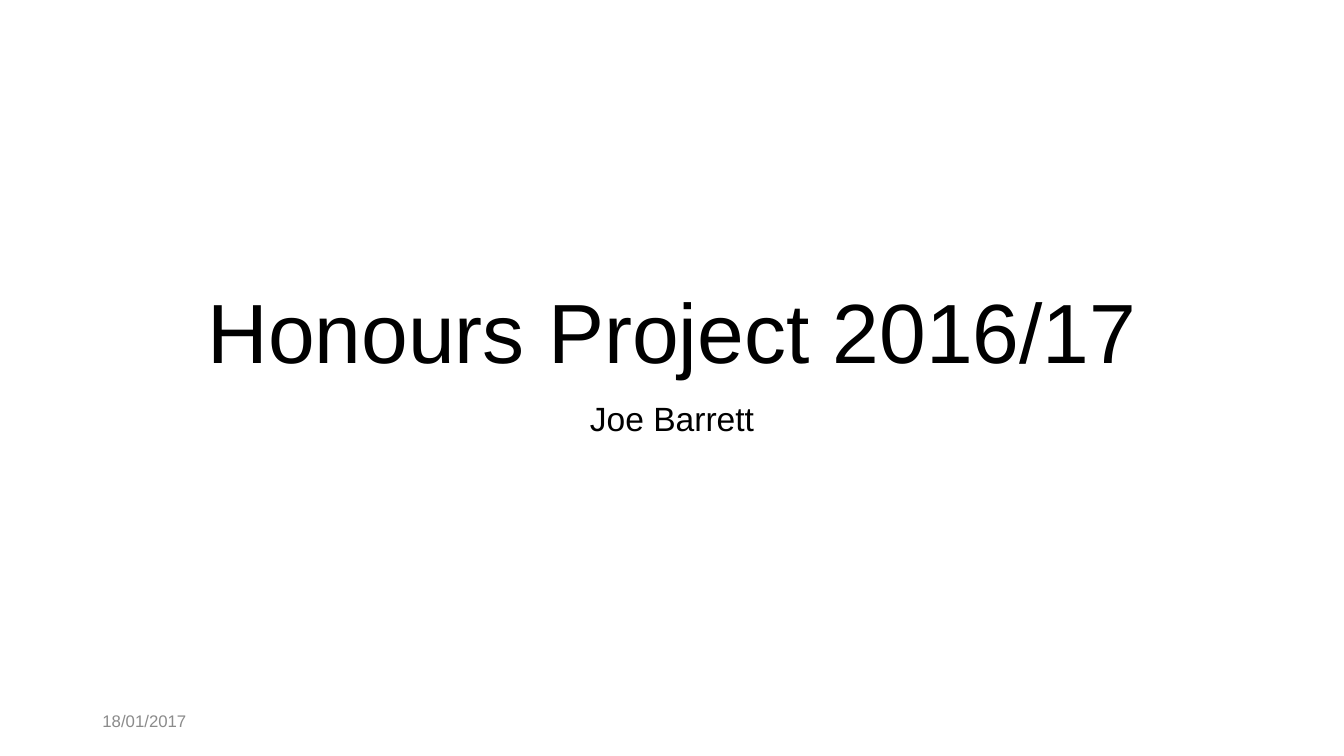
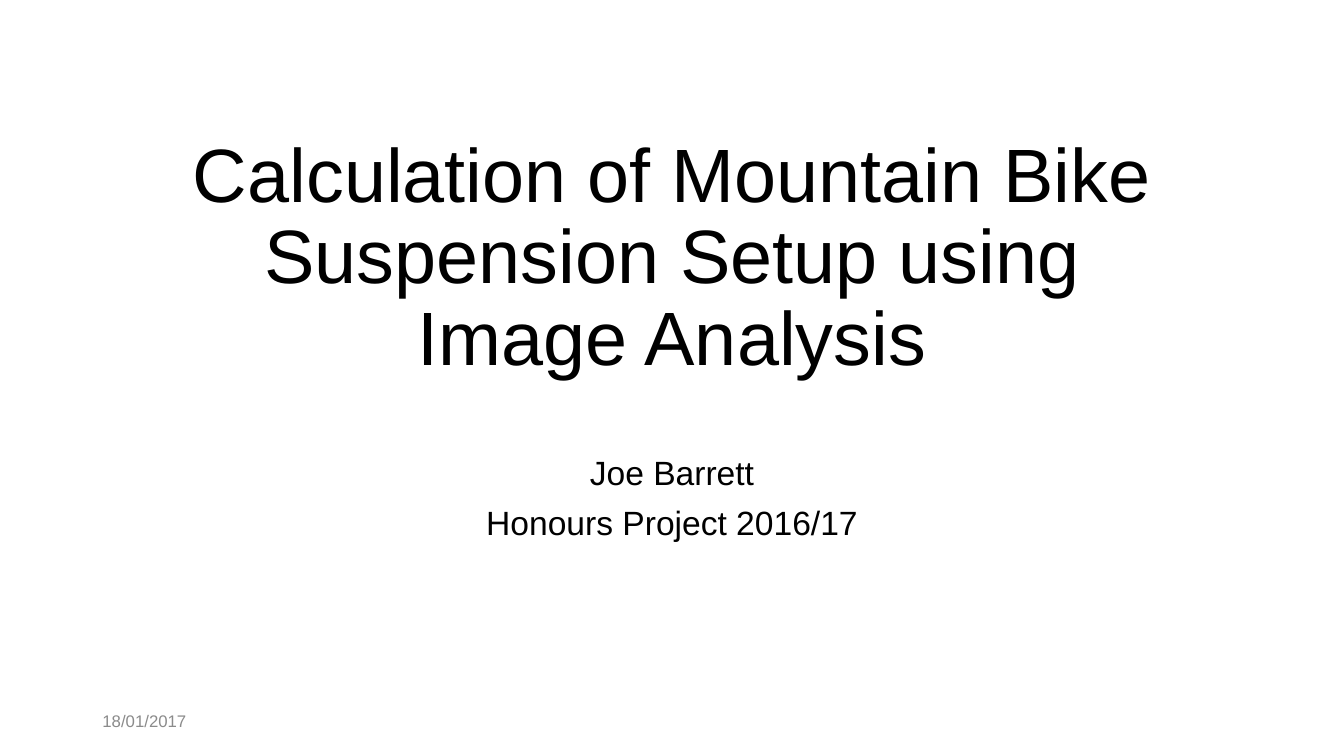
Before and after one commit to Reignable/Employment-Docs, a slide deck: slide 1 of companies/Bosch/honours_presentation/honours.pptx. Drawn at 1344x756 pixels with LibreOffice and Linux fonts; fonts in the diff are those of the drawing; background and template pictures are left out. Boxes give left, top, right and bottom in pixels: in the first picture for what was removed or moved away, otherwise in the second. Text is boxed around its words. In the diff, an @@ line names an element or a change of style, - is before the commit and + after.

Commit message:
Updated honours presentaiton

```diff
--- a/companies/Bosch/honours_presentation/honours.pptx
+++ b/companies/Bosch/honours_presentation/honours.pptx
@@ title at bbox=[193, 147, 1150, 379]: text changed; size 60 to 54 pt @@
-Honours Project 2016/17
+Calculation of Mountain Bike Suspension Setup using Image Analysis
@@ subtitle at bbox=[486, 510, 857, 542]: paragraph added @@
+Honours Project 2016/17
```
